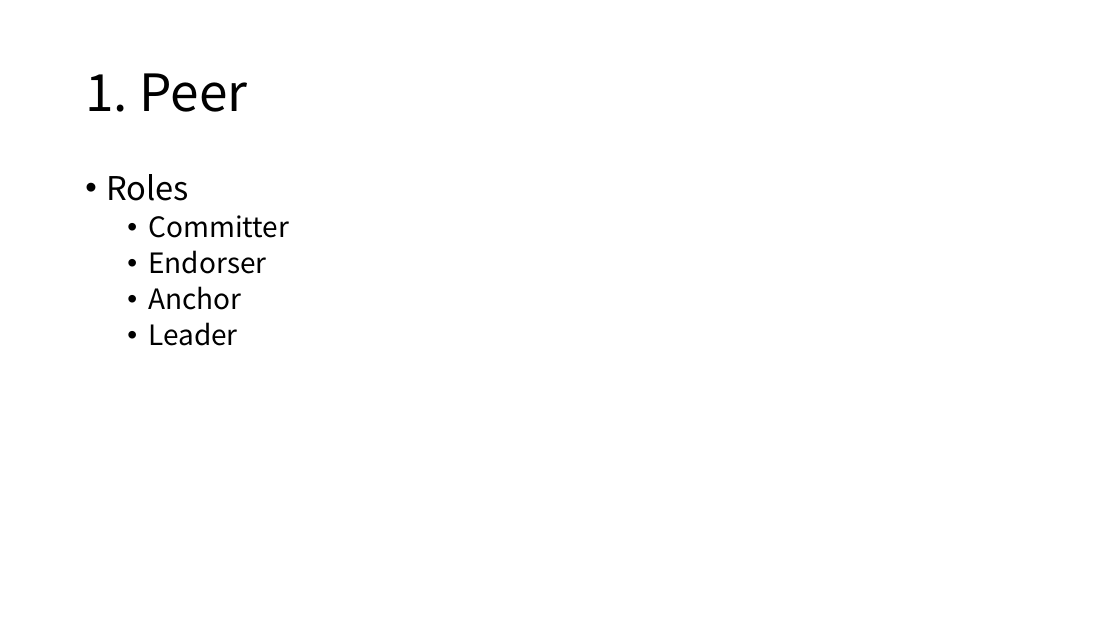
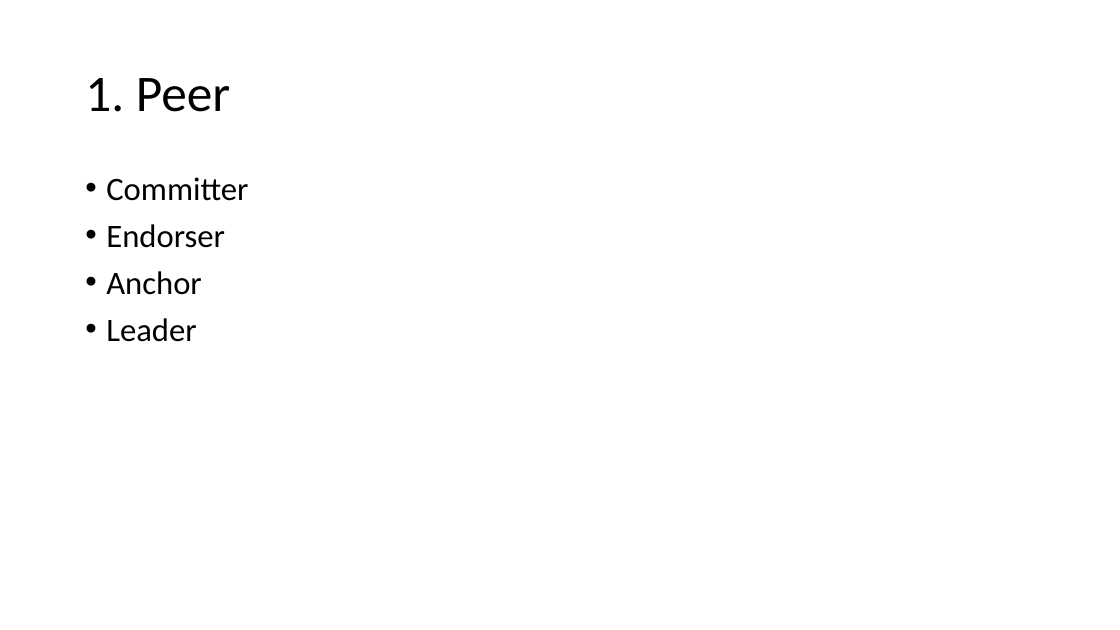
Before and after one commit to freekatz/Blockchain-Notes, a slide deck: slide 7 of fabric notes/【2020.12.26】Fabric Network Runtime Architecture.pptx. Drawn at 1120x630 pixels with LibreOffice and Linux fonts; fonts in the diff are those of the drawing. Boxes give left, top, right and bottom in pixels: in the first picture for what was removed or moved away, otherwise in the second. Text is boxed around its words. In the diff, an @@ line names an element or a change of style, - is before the commit and + after.

```diff
--- a/fabric notes/【2020.12.26】Fabric Network Runtime Architecture.pptx
+++ b/fabric notes/【2020.12.26】Fabric Network Runtime Architecture.pptx
@@ title "1. Peer" at box(85, 78, 230, 112): font Noto Sans CJK SC to Calibri @@
@@ text "Committer" at box(106, 177, 248, 342): size 24 to 28 pt, font Noto Sans CJK SC to Calibri; list level 2 to 1 in "Committer"; list level 2 to 1 in "Endorser"; list level 2 to 1 in "Anchor"; list level 2 to 1 in "Leader" @@
@@ text at box(106, 174, 189, 201): paragraph removed @@
-• Roles
```
Also in this commit, not shown: 24 other slides changed, 2 slides added, 6 other files.
